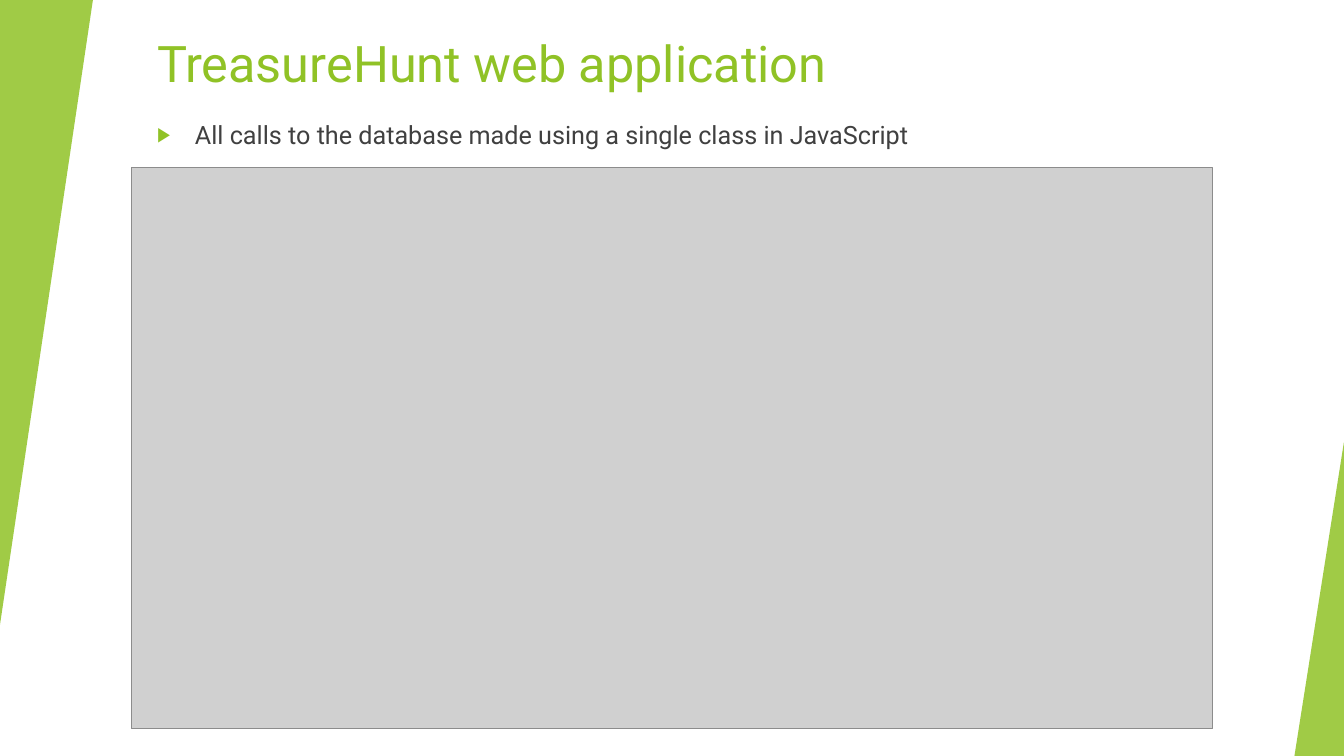
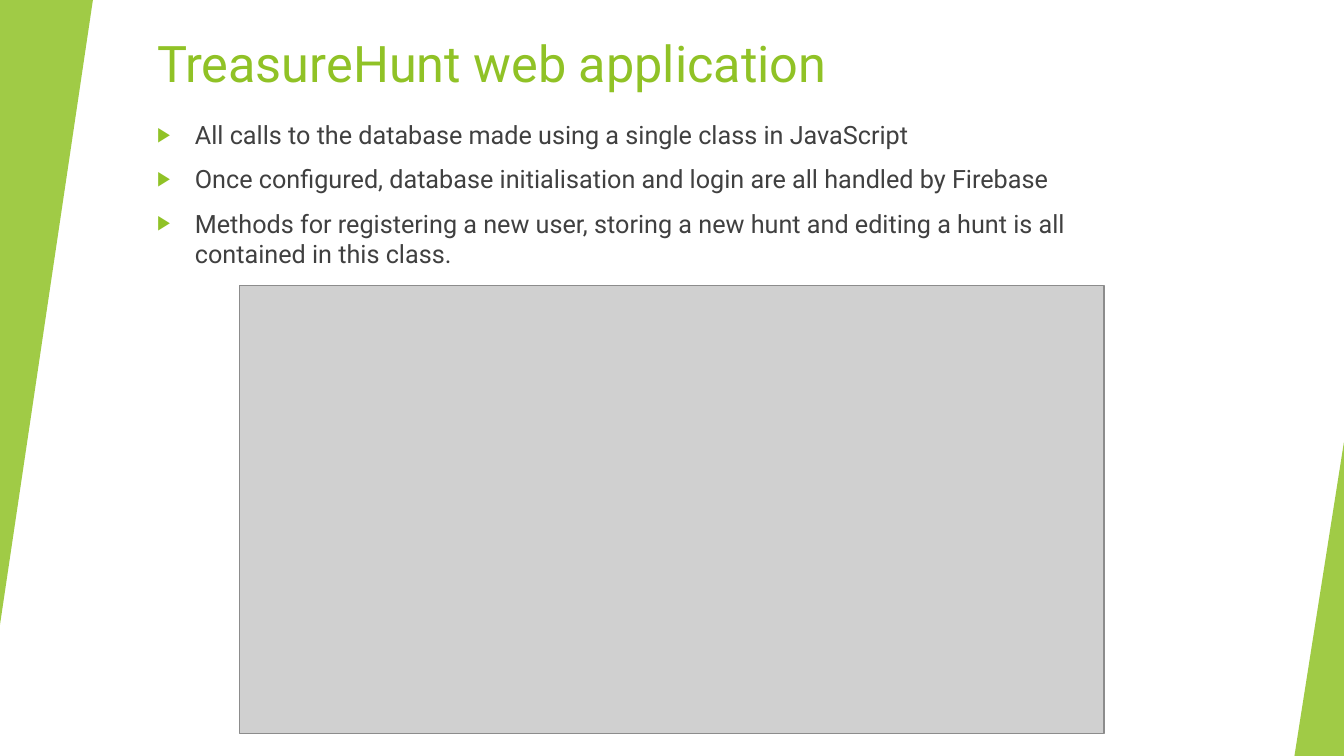
Before and after one commit to Martijn152/Cloud-Project-2020, a slide deck: slide 18 of Project report and presentation/TreasureHunt_Presentation.pptx. Drawn at 1344x756 pixels with LibreOffice and Linux fonts; fonts in the diff are those of the drawing; grey boxes stand for pictures. Boxes give left, top, right and bottom in pixels: in the first picture for what was removed or moved away, otherwise in the second. Text is boxed around its words. In the diff, an @@ line names an element or a change of style, - is before the commit and + after.

```diff
--- a/Project report and presentation/TreasureHunt_Presentation.pptx
+++ b/Project report and presentation/TreasureHunt_Presentation.pptx
@@ text at [195,169,1065,264]: paragraphs added @@
+▶ Once configured, database initialisation and login are all handled by Firebase
+▶ Methods for registering a new user, storing a new hunt and editing a hunt is all contained in this class.
@@ picture: place and size @@
-picture at [131,167,1213,729]
+picture at [240,285,1104,734]
```
Also in this commit, not shown: 2 other slides changed, 1 slide added, 1 slide removed, 8 other files.
